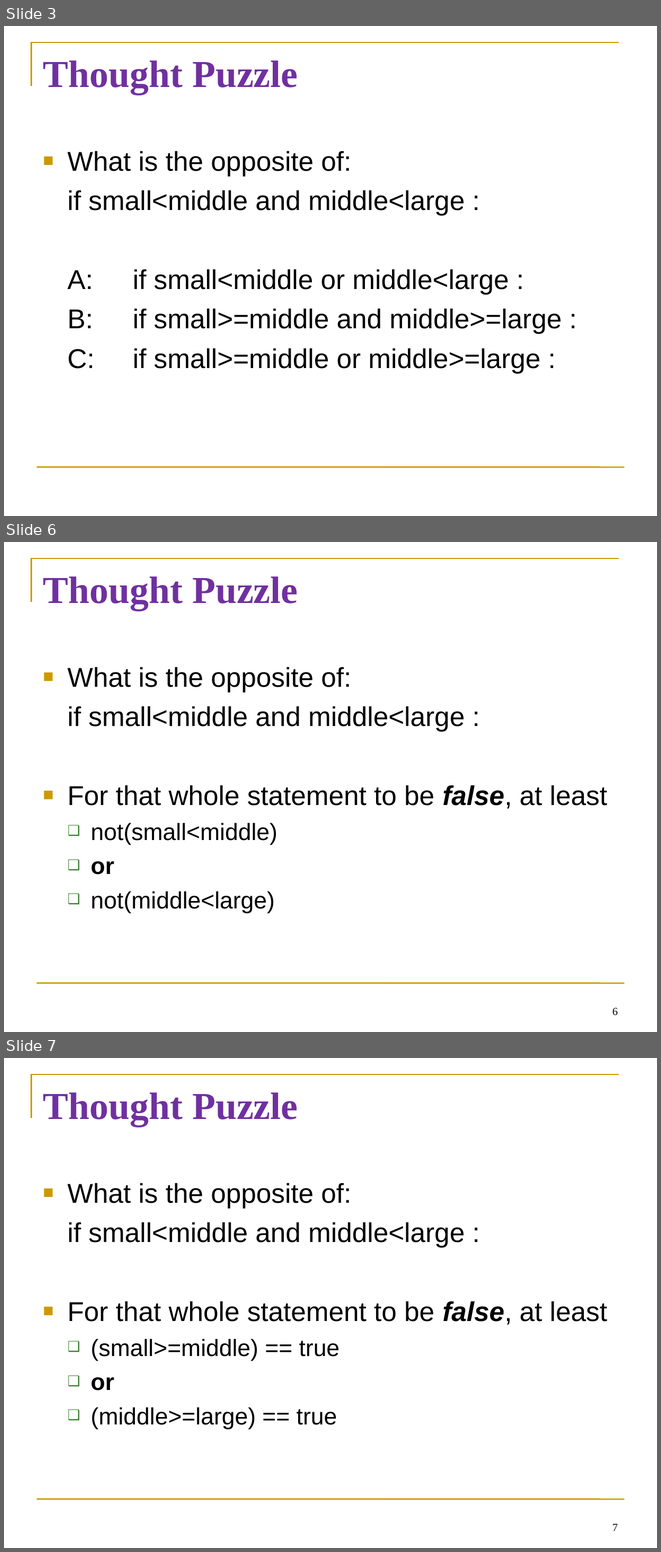
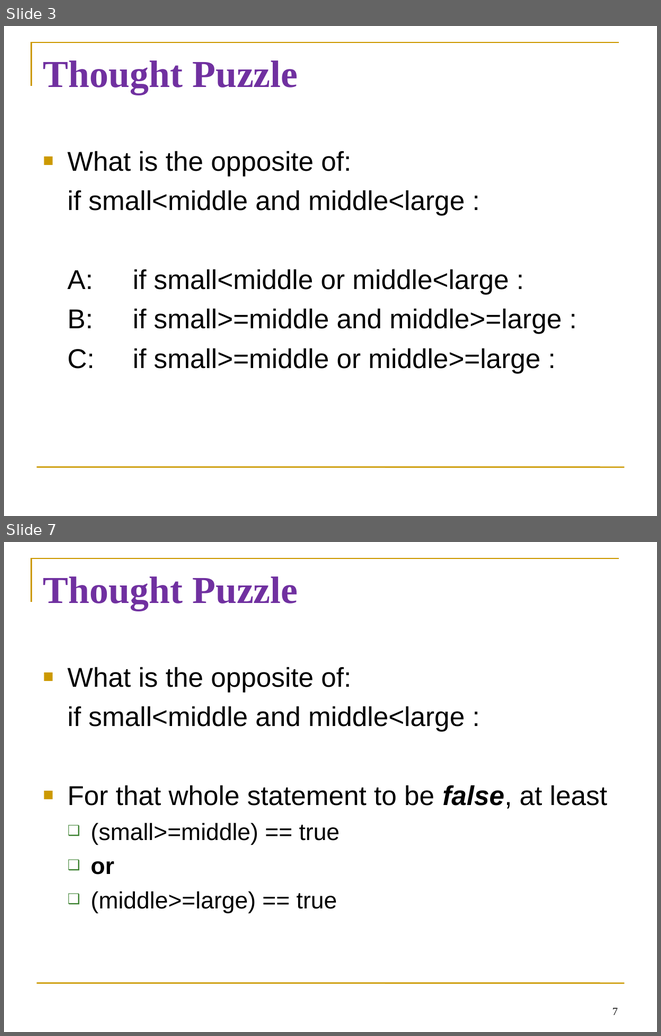
Before and after one commit to diesburg/cs1510_fa25, a slide deck: sessions/s14/s14.ppt. Shown one above the other, each under a label of ours: slides 3, 6 and 7 before the commit, slides 3 and 7 after it; the slides between them are not shown. The pictures are 661x1552 and 661x1036 pixels, drawn with LibreOffice and Linux fonts; fonts in the diff are those of the drawing. Boxes give left, top, right and bottom in pixels: in the first picture for what was removed or moved away, otherwise in the second. Text is boxed around its words. In the diff, an @@ line names an element or a change of style, - is before the commit and + after.

```diff
--- a/sessions/s14/s14.ppt
+++ b/sessions/s14/s14.ppt
@@ slide 6 removed at box(4, 542, 657, 1032), background #FFFFFF; not listed: 2 template elements that a slide beside it also shows @@
@@ title removed at box(43, 576, 298, 611) @@
-Thought Puzzle
@@ text removed at box(68, 667, 607, 913) @@
-■ What is the opposite of:
-if small<middle and middle<large :
-■ For that whole statement to be false, at least
-  ❑ not(small<middle)
-  ❑ or
-  ❑ not(middle<large)
@@ page number removed at box(612, 1007, 618, 1015) @@
-6
```
Also in this commit, not shown: 1 slide changed, 3 slides added, 2 other slides removed.
